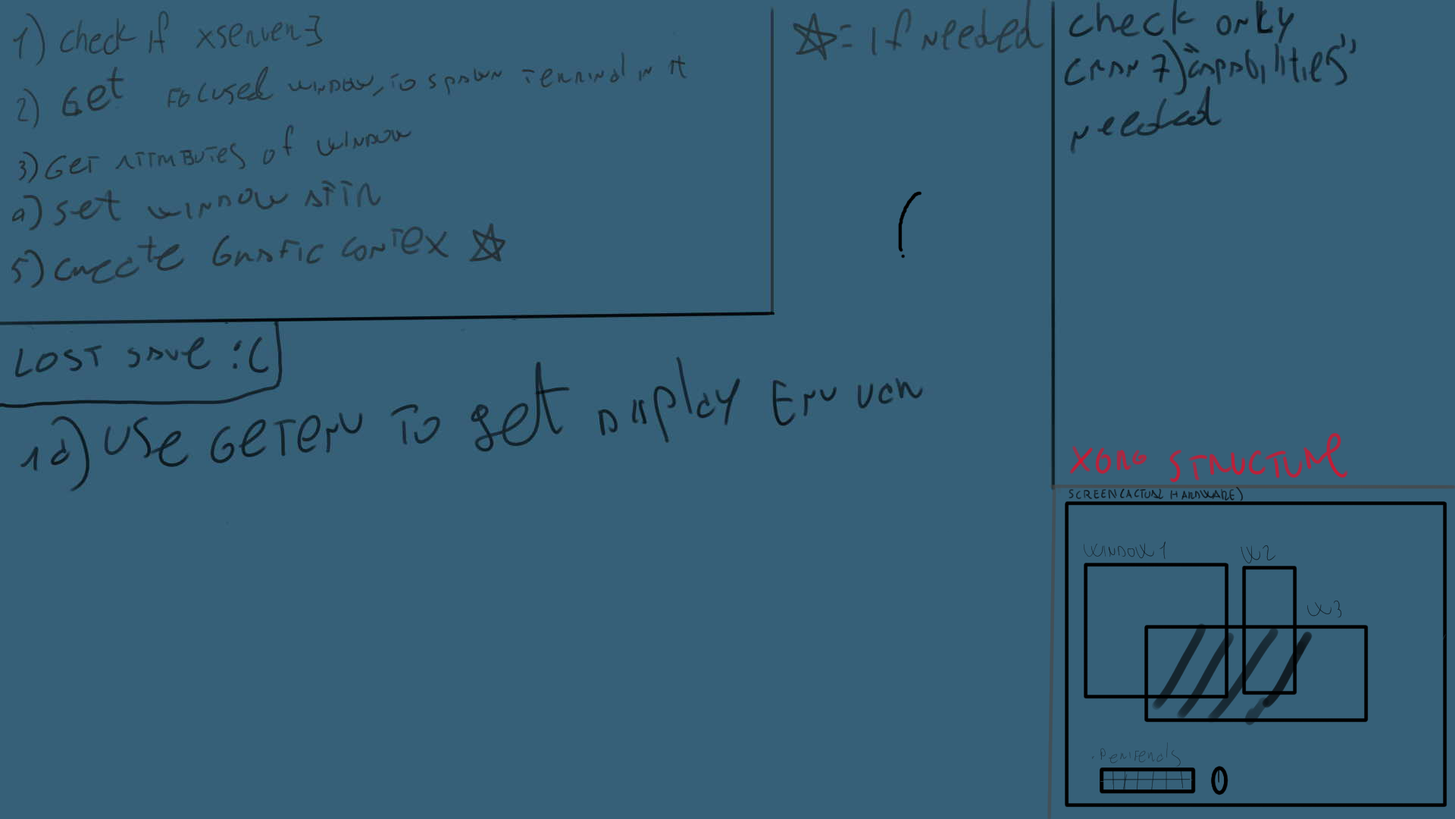
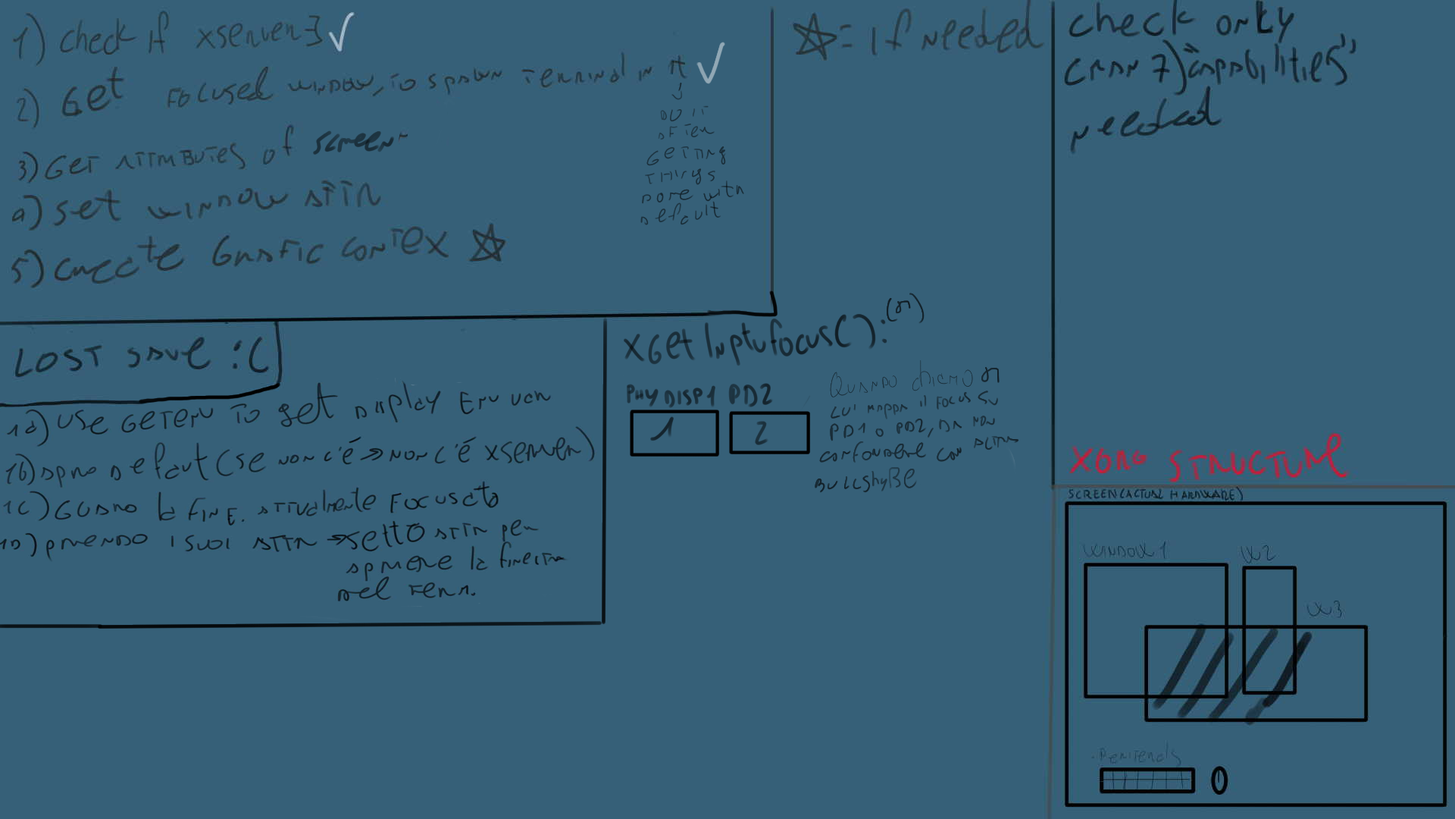
Layer changes from the first 1455x819 image to the second:
removed layer "X11struct" over [921,388,1455,819]
painted on "Paint Layer 1" over [291,12,1068,583]
painted on "Background" over [0,12,1455,819]
